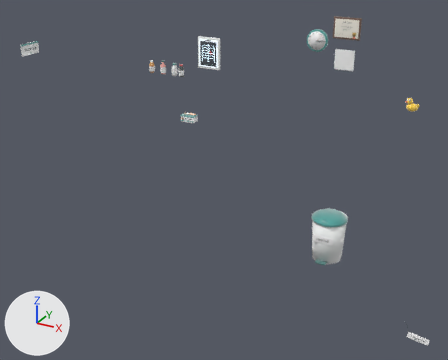
The glTF model prototype/drpatch-desk/models/eggs.glb: old version first, new version second.
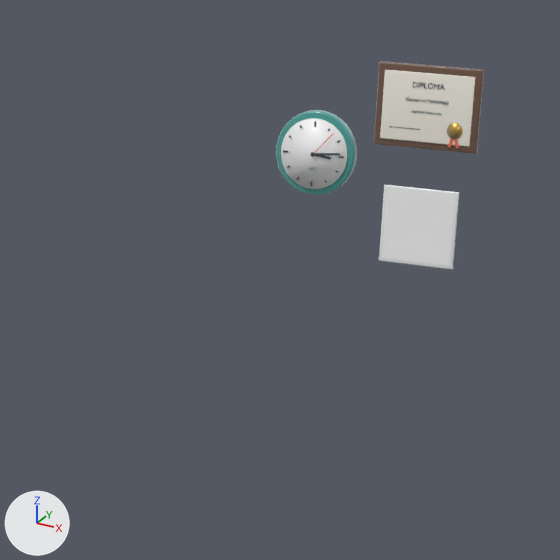
Each version is shown whole from a 50 mm lens placed at (27.2, -51.5, 21.4), pointed at (0.3, -2.5, -3.1), then close up on the part from 52% to 85% of the width and 0% to 41% of the height. Arrows for +X, +Y and +Z are at lower left; the lights stay in place. The first two pictures are the older version. Where no turn or scale is listed for an object, it has been applied to the vertices.

The first close-up shows 'SignFace', 'WallClock', 'WallClockFace', 'dip_frame', 'dip_paper', 'dip_ribbonA', 'dip_ribbonB', 'dip_seal', 'dip_sign', 'dip_t1', 'dip_t2', 'dip_t3', 'sign_plate' and 2 more.
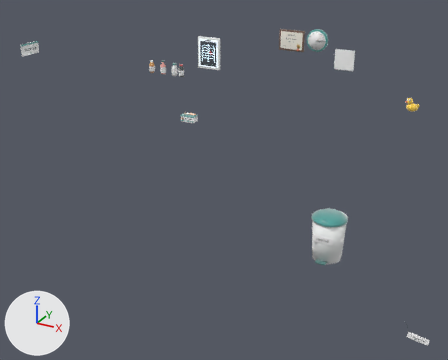
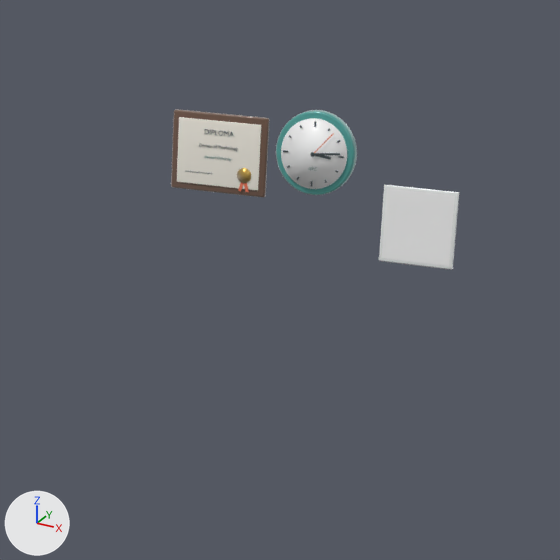
Edits to the scene script, one JSON object a line:
```json
{"op": "set", "path": "ob_dip_frame.location", "old": "(6.6, 12.92, 9.75)", "new": "(0.4, 12.92, 7.9)"}
{"op": "set", "path": "ob_dip_paper.location", "old": "(6.6, 12.84, 9.75)", "new": "(0.4, 12.84, 7.9)"}
{"op": "set", "path": "ob_dip_ribbona.location", "old": "(7.38, 12.81, 8.9)", "new": "(1.18, 12.81, 7.05)"}
{"op": "set", "path": "ob_dip_ribbonb.location", "old": "(7.52, 12.81, 8.9)", "new": "(1.32, 12.81, 7.05)"}
{"op": "set", "path": "ob_dip_seal.location", "old": "(7.45, 12.81, 9.2)", "new": "(1.25, 12.81, 7.35)"}
{"op": "set", "path": "ob_dip_sign.location", "old": "(6.0, 12.81, 9.15)", "new": "(-0.2, 12.81, 7.3)"}
{"op": "set", "path": "ob_dip_t1.location", "old": "(6.6, 12.81, 10.35)", "new": "(0.4, 12.81, 8.5)"}
{"op": "set", "path": "ob_dip_t2.location", "old": "(6.6, 12.81, 9.95)", "new": "(0.4, 12.81, 8.1)"}
{"op": "set", "path": "ob_dip_t3.location", "old": "(6.6, 12.81, 9.63)", "new": "(0.4, 12.81, 7.78)"}
```

Changed parts and their boxes [x1, y1, x2, y2] in the close-ups (560 x 560 px):
```json
{"object": "dip_paper", "change": "moved", "before": [380, 70, 475, 147], "after": [177, 117, 261, 191]}
{"object": "dip_frame", "change": "moved", "before": [374, 61, 484, 154], "after": [171, 109, 269, 197]}
{"object": "dip_seal", "change": "moved", "before": [447, 123, 462, 139], "after": [237, 168, 251, 183]}
{"object": "dip_t1", "change": "moved", "before": [413, 82, 444, 90], "after": [205, 129, 234, 137]}
{"object": "dip_t2", "change": "moved", "before": [406, 97, 448, 105], "after": [199, 143, 238, 151]}
{"object": "dip_ribbonA", "change": "moved", "before": [447, 138, 454, 148], "after": [238, 183, 244, 192]}
{"object": "dip_ribbonB", "change": "moved", "before": [454, 139, 459, 148], "after": [244, 183, 249, 192]}
{"object": "dip_t3", "change": "moved", "before": [413, 111, 441, 115], "after": [204, 156, 231, 161]}
{"object": "dip_sign", "change": "moved", "before": [389, 126, 420, 130], "after": [187, 171, 212, 174]}
```
